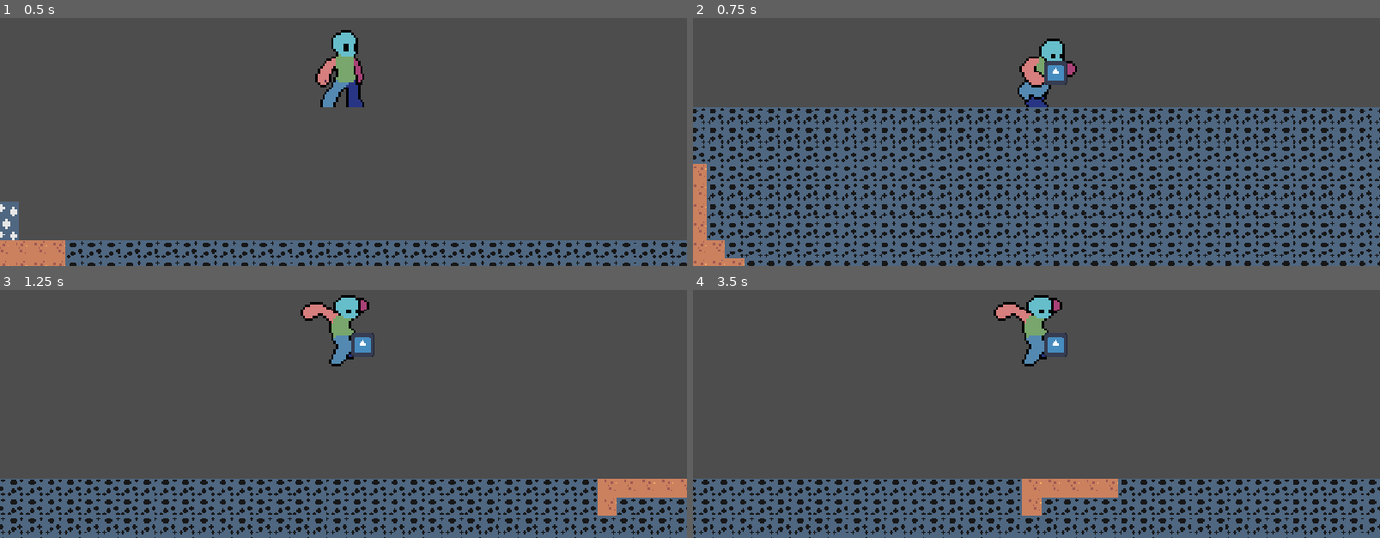
Above: before the commit, frames 1-4 (two rows, left to right).
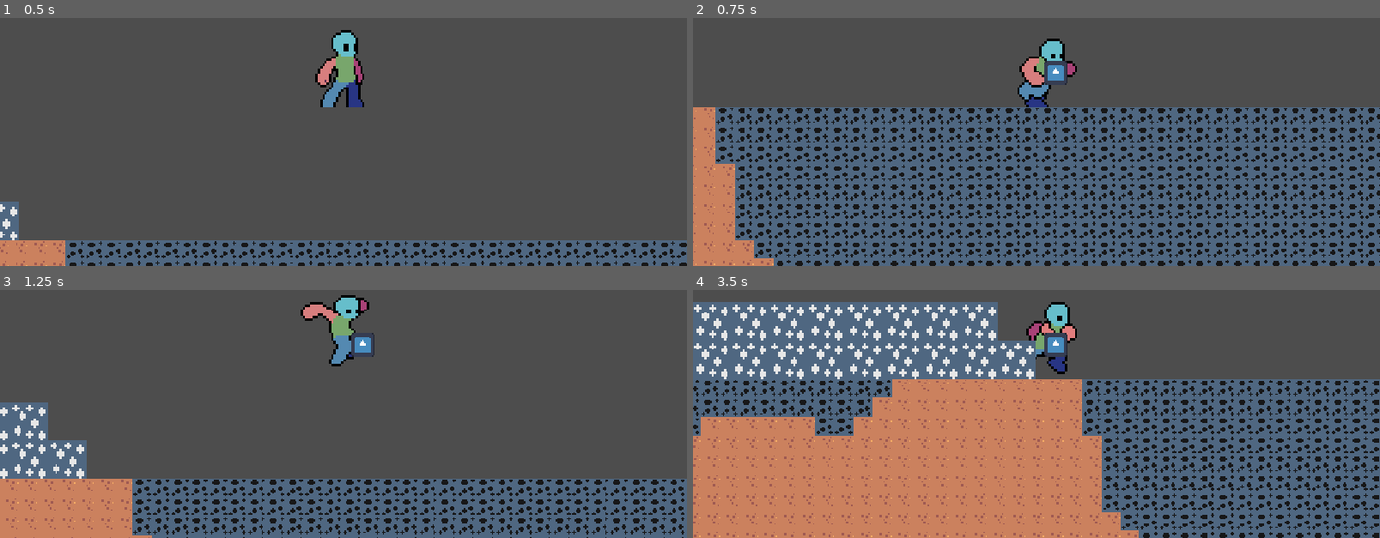
Above: after the commit, the same moments.

Repository: Slime-x/Treasure-Hunt
Game: Godot game, scene res://scenes/game.tscn
The game is run twice, just before and just after one commit, with the same random seed, the same clock (stepped at 60 frames per second) and the same inputs. The engine's default icon, where the game draws it, is replaced by a stand-in: a white triangle on a blue panel in a dark square.
Inputs (mouse positions are in pixels of both pictures, inside the frame that each line leads up to):
- Up to frame 1 (0.5 s): no input
- Up to frame 2 (0.75 s): tap Enter at 0.5 s; move the mouse to (1187, 52) at 0.52 s; hold D (right) from 0.53 s (still down); tap Alt at 0.6 s; click (1187, 52) at 0.67 s
- Up to frame 3 (1.25 s): keep holding D (right); tap Space (jump) at 0.77 s
- Up to frame 4 (3.5 s): move the mouse to (899, 364) at 1.27 s; tap Shift at 1.35, 2.85 s; click (899, 364) at 1.42 s; tap Space (jump) at 1.52, 3.02 s; move the mouse to (outside the picture) at 2.02 s; release D (right) at 2.03 s; hold A (left) 2.03-2.78 s; tap Alt at 2.1 s; click (outside the picture) at 2.17 s; move the mouse to (1002, 421) at 2.77 s; hold D (right) from 2.78 s (still down); click (1002, 421) at 2.92 s

Frame 1 is identical in both runs. In frame 2, 24% of the frame differs, in the area x 0-100%, y 35-100%; in frame 3, 16%; in frame 4, 74%, in the area x 0-100%, y 2-100%.

Commit message:
Now the player can place the block, but the block for some reason disappears so i gotta fix that

Diff:
--- a/scenes/picked_up_block.gd
+++ b/scenes/picked_up_block.gd
@@ -9,3 +9,4 @@
 # Called every frame. 'delta' is the elapsed time since the previous frame.
 func _process(delta: float) -> void:
 	print(visible)
+	print(global_position)
--- a/scripts/tile_map_layer.gd
+++ b/scripts/tile_map_layer.gd
@@ -18,6 +18,9 @@
 			erase_cell(tile)
 			picked_up_block.global_position = to_global(map_to_local(tile))
 			block_picked_up = true
+		if event.button_index == MOUSE_BUTTON_RIGHT and event.pressed and block_picked_up == true:
+			block_picked_up = false
+			picked_up_block.freeze = true
 
 func _process(delta: float) -> void:
 	if block_picked_up == true:
